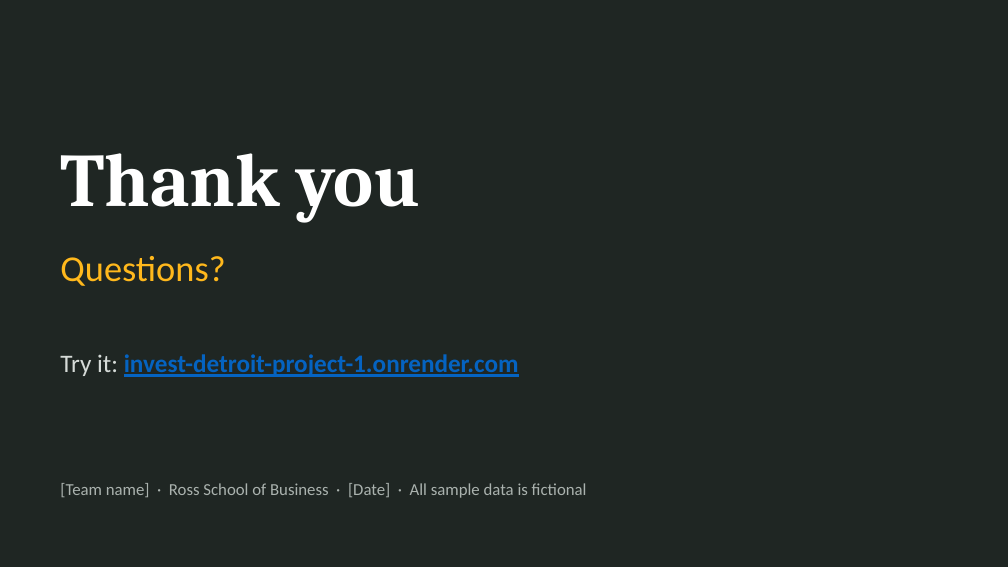
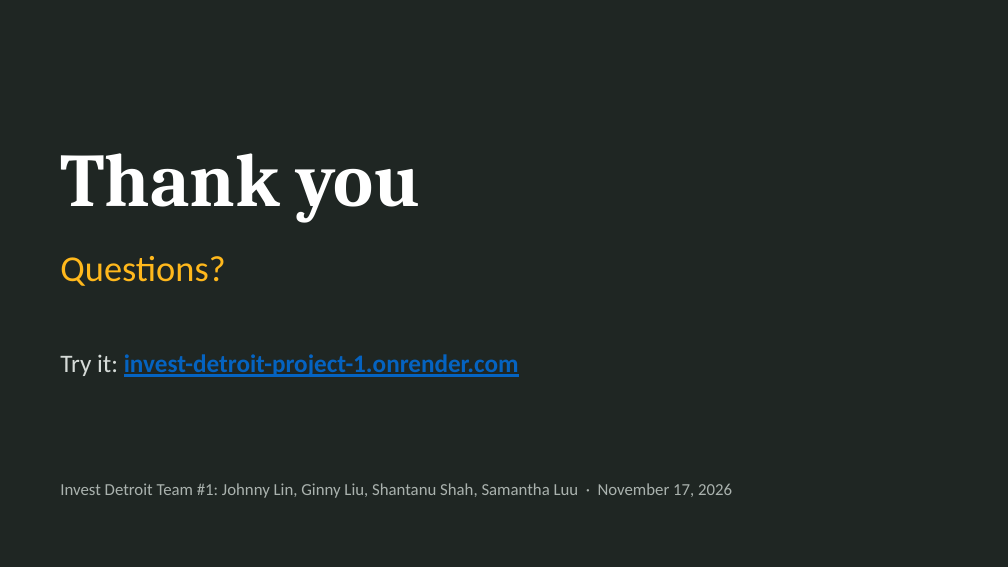
Before and after one commit to ojhnny/invest-detroit-application-copilot, a slide deck: slide 34 of docs/presentation/Invest-Detroit-Copilot-Client-Deck.pptx. Drawn at 1008x567 pixels with LibreOffice and Linux fonts; fonts in the diff are those of the drawing. Boxes give left, top, right and bottom in pixels: in the first picture for what was removed or moved away, otherwise in the second. Text is boxed around its words. In the diff, an @@ line names an element or a change of style, - is before the commit and + after.

```diff
--- a/docs/presentation/Invest-Detroit-Copilot-Client-Deck.pptx
+++ b/docs/presentation/Invest-Detroit-Copilot-Client-Deck.pptx
@@ text at (60, 483, 732, 498): text changed @@
-[Team name] · Ross School of Business · [Date] · All sample data is fictional
+Invest Detroit Team #1: Johnny Lin, Ginny Liu, Shantanu Shah, Samantha Luu · November 17, 2026
```
Also in this commit, not shown: 31 other slides changed, 2 other files.
